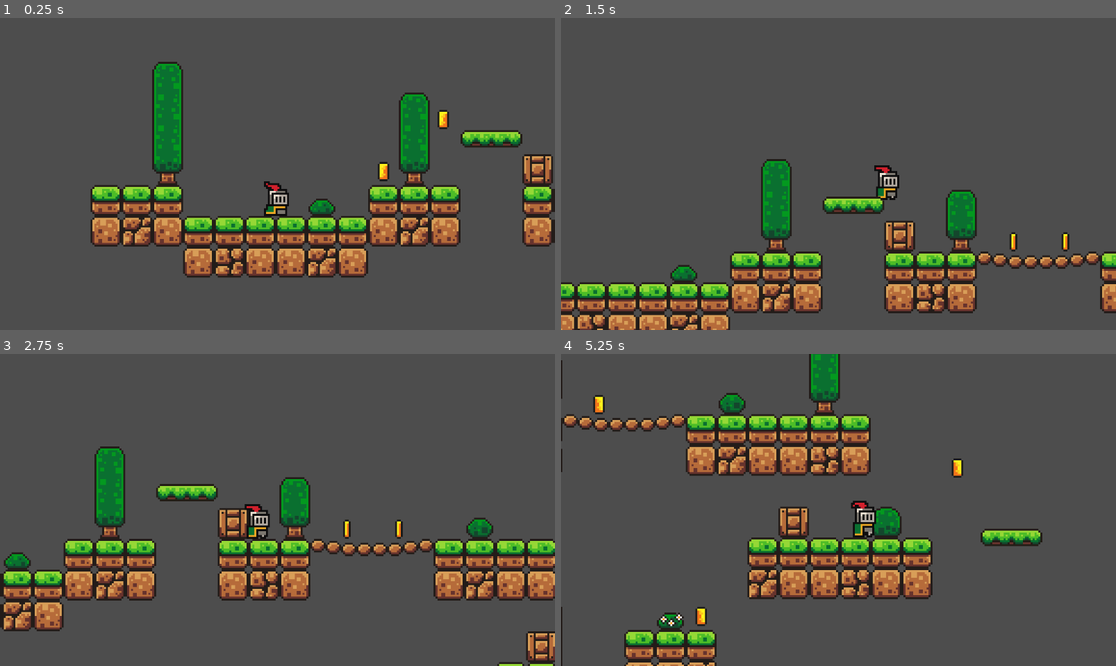
Above: before the commit, frames 1-4 (two rows, left to right).
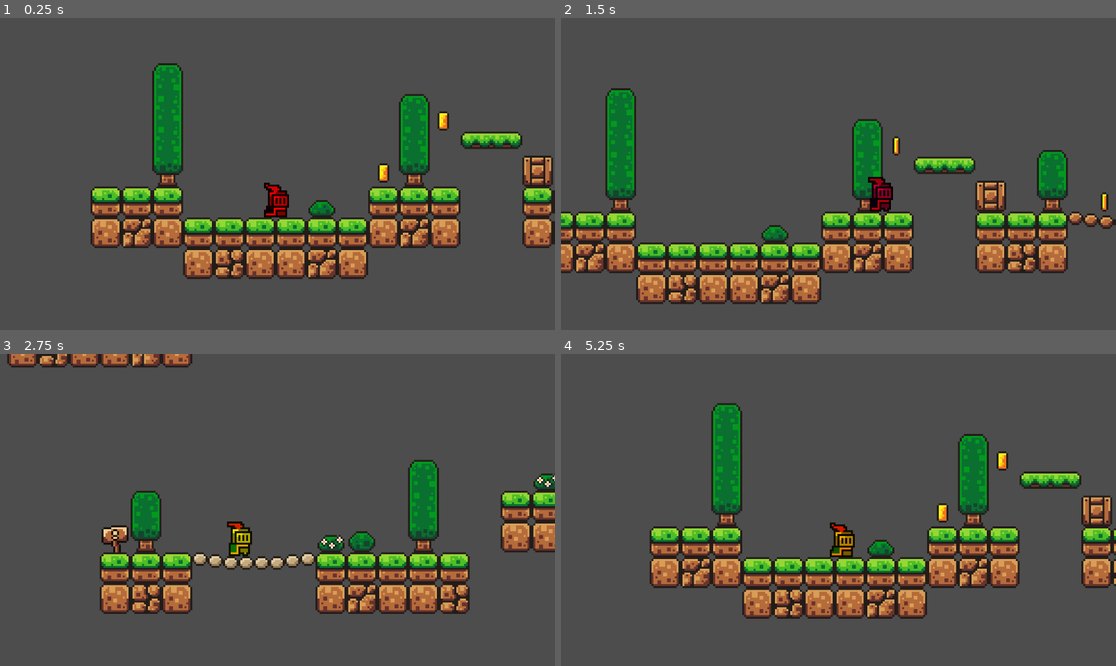
Above: after the commit, the same moments.

Repository: merialune/color-shift-platformer
Game: Godot game, scene res://scenes/game.tscn
Same seed, same stepped clock (60 frames per second), same inputs: the game is played once before the commit and once after it.
Inputs:
- Up to frame 1 (0.25 s): no input
- Up to frame 2 (1.5 s): tap Enter (ui_accept) at 0.5, 0.77, 1.07 s; hold Right (ui_right) from 0.53 s (still down); tap 2 (switch_blue, bound only after the commit) at 0.6 s; tap 1 (switch_red, bound only after the commit) at 0.8, 1.35 s
- Up to frame 3 (2.75 s): tap Enter (ui_accept) at 1.52, 1.82, 2.3 s; tap 3 (switch_yellow, bound only after the commit) at 1.55, 2.1 s; release Right (ui_right) at 2.03 s; hold Left (ui_left) from 2.03 s (still down)
- Up to frame 4 (5.25 s): release Left (ui_left) at 2.78 s; hold Right (ui_right) 2.78-4.28 s; tap Enter (ui_accept) at 2.85, 3.02, 3.32, 3.77, 4.07, 4.52, 4.82 s; tap 2 (switch_blue, bound only after the commit) at 3.05, 3.6 s; tap 1 (switch_red, bound only after the commit) at 3.8, 4.35 s; hold Left (ui_left) 4.28-5.03 s; tap 3 (switch_yellow, bound only after the commit) at 4.55, 5.1 s; hold Right (ui_right) from 5.03 s (still down)

The runs differ from the first frame. In frame 1, 7.9% of the frame differs, in the area x 16-100%, y 14-84%; in frame 2, 31%; in frame 3, 30%; in frame 4, 31%, in the area x 0-100%, y 0-100%.

Commit message:
Created advanced player controller and added basic color switching
Created a better feeling player controller and added the ability to switch colors which affects the active collision layer

Diff:
--- a/color-shift-platformer/project.godot
+++ b/color-shift-platformer/project.godot
@@ -15,6 +15,30 @@
 config/features=PackedStringArray("4.3", "GL Compatibility")
 config/icon="res://icon.svg"
 
+[input]
+
+switch_red={
+"deadzone": 0.5,
+"events": [Object(InputEventKey,"resource_local_to_scene":false,"resource_name":"","device":-1,"window_id":0,"alt_pressed":false,"shift_pressed":false,"ctrl_pressed":false,"meta_pressed":false,"pressed":false,"keycode":0,"physical_keycode":49,"key_label":0,"unicode":49,"location":0,"echo":false,"script":null)
+]
+}
+switch_blue={
+"deadzone": 0.5,
+"events": [Object(InputEventKey,"resource_local_to_scene":false,"resource_name":"","device":-1,"window_id":0,"alt_pressed":false,"shift_pressed":false,"ctrl_pressed":false,"meta_pressed":false,"pressed":false,"keycode":0,"physical_keycode":50,"key_label":0,"unicode":50,"location":0,"echo":false,"script":null)
+]
+}
+switch_yellow={
+"deadzone": 0.5,
+"events": [Object(InputEventKey,"resource_local_to_scene":false,"resource_name":"","device":-1,"window_id":0,"alt_pressed":false,"shift_pressed":false,"ctrl_pressed":false,"meta_pressed":false,"pressed":false,"keycode":0,"physical_keycode":51,"key_label":0,"unicode":51,"location":0,"echo":false,"script":null)
+]
+}
+
+[layer_names]
+
+2d_physics/layer_2="RED"
+2d_physics/layer_3="BLUE"
+2d_physics/layer_4="YELLOW"
+
 [rendering]
 
 textures/canvas_textures/default_texture_filter=0
--- a/color-shift-platformer/scenes/coin.tscn
+++ b/color-shift-platformer/scenes/coin.tscn
@@ -99,7 +99,7 @@
 radius = 5.09902
 
 [node name="Coin" type="Area2D"]
-collision_mask = 2
+collision_mask = 14
 script = ExtResource("1_on42c")
 
 [node name="AnimatedSprite2D" type="AnimatedSprite2D" parent="."]
--- a/color-shift-platformer/scenes/game.tscn
+++ b/color-shift-platformer/scenes/game.tscn
@@ -171,6 +171,21 @@
 
 [sub_resource type="WorldBoundaryShape2D" id="WorldBoundaryShape2D_5o28i"]
 
+[sub_resource type="Animation" id="Animation_sijn7"]
+length = 0.001
+tracks/0/type = "value"
+tracks/0/imported = false
+tracks/0/enabled = true
+tracks/0/path = NodePath(".:position")
+tracks/0/interp = 1
+tracks/0/loop_wrap = true
+tracks/0/keys = {
+"times": PackedFloat32Array(0),
+"transitions": PackedFloat32Array(1),
+"update": 0,
+"values": [Vector2(480, 160)]
+}
+
 [sub_resource type="Animation" id="Animation_tpjlg"]
 resource_name = "move"
 length = 1.5
@@ -188,21 +203,6 @@
 "values": [Vector2(480, 160), Vector2(528, 160)]
 }
 
-[sub_resource type="Animation" id="Animation_sijn7"]
-length = 0.001
-tracks/0/type = "value"
-tracks/0/imported = false
-tracks/0/enabled = true
-tracks/0/path = NodePath(".:position")
-tracks/0/interp = 1
-tracks/0/loop_wrap = true
-tracks/0/keys = {
-"times": PackedFloat32Array(0),
-"transitions": PackedFloat32Array(1),
-"update": 0,
-"values": [Vector2(480, 160)]
-}
-
 [sub_resource type="AnimationLibrary" id="AnimationLibrary_ulggv"]
 _data = {
 "RESET": SubResource("Animation_sijn7"),
--- a/color-shift-platformer/scenes/killzone.tscn
+++ b/color-shift-platformer/scenes/killzone.tscn
@@ -3,7 +3,7 @@
 [ext_resource type="Script" path="res://scripts/killzone.gd" id="1_dtbhc"]
 
 [node name="Killzone" type="Area2D"]
-collision_mask = 2
+collision_mask = 14
 script = ExtResource("1_dtbhc")
 
 [connection signal="body_entered" from="." to="." method="_on_body_entered"]
--- a/color-shift-platformer/scenes/player.tscn
+++ b/color-shift-platformer/scenes/player.tscn
@@ -42,9 +42,14 @@
 [sub_resource type="CircleShape2D" id="CircleShape2D_tufmo"]
 radius = 5.0
 
+[sub_resource type="ParticleProcessMaterial" id="ParticleProcessMaterial_vnvwx"]
+particle_flag_disable_z = true
+gravity = Vector3(0, 98, 0)
+
 [node name="Player" type="CharacterBody2D"]
 collision_layer = 2
 script = ExtResource("1_uhooh")
+JUMP_RELEASE_FORCE = 0.2
 
 [node name="AnimatedSprite2D" type="AnimatedSprite2D" parent="."]
 sprite_frames = SubResource("SpriteFrames_6jtfq")
@@ -56,3 +61,7 @@
 z_index = 5
 position = Vector2(0, 7)
 shape = SubResource("CircleShape2D_tufmo")
+
+[node name="ColorParticles" type="GPUParticles2D" parent="."]
+visible = false
+process_material = SubResource("ParticleProcessMaterial_vnvwx")
--- a/color-shift-platformer/scripts/player.gd
+++ b/color-shift-platformer/scripts/player.gd
@@ -1,55 +1,214 @@
 extends CharacterBody2D
 
-# Movement Variables
-@export var SPEED = 140.0           # Balanced speed for 16x16 player
-@export var ACCELERATION = 1800.0    # Quick response but not instant
-@export var FRICTION = 1000.0       # Smooth stop
-@export var AIR_RESISTANCE = 200.0   # Less friction in air for better control
-
-# Jump Variables
-@export var JUMP_VELOCITY = -260.0   # Comfortable jump height
-@export var JUMP_RELEASE_FORCE = 0.4 # Multiplier when releasing jump early
-@export var MAX_FALL_SPEED = 400    # Terminal velocity
-@export var MIN_JUMP_TIME = 0.1     # Minimum time to hold jump
-
-# Get the gravity from the project settings
-var gravity = ProjectSettings.get_setting("physics/2d/default_gravity")
-var jump_timer = 0.0
-var was_jumping = false
+# Core Movement
+@export var SPEED = 140.0           # Base movement speed
+@export var ACCELERATION = 1800.0    # Ground acceleration
+@export var FRICTION = 1000.0       # Ground friction
+@export var AIR_RESISTANCE = 200.0   # Air friction
+@export var TURN_BOOST = 1.4        # Acceleration multiplier when turning
+
+# Jump Properties
+@export var JUMP_VELOCITY = -260.0   # Initial jump force
+@export var JUMP_RELEASE_FORCE = 0.4 # Jump cut multiplier
+@export var JUMP_GRAVITY = 900.0     # Normal jump gravity
+@export var FALL_GRAVITY = 1200.0    # Faster falling gravity
+@export var APEX_GRAVITY = 400.0     # Reduced gravity near jump peak
+@export var APEX_THRESHOLD = 20.0    # Velocity range for apex float
+@export var MAX_FALL_SPEED = 400.0   # Terminal velocity
+
+# Jump Helpers
+@export var COYOTE_TIME = 0.12      # Time to jump after leaving platform
+@export var JUMP_BUFFER_TIME = 0.12  # Time to pre-press jump
+@export var LANDING_LAG = 0.08      # Brief slowdown on landing
+@export var EDGE_NUDGE = 4.0        # Pixels to nudge toward platforms
+
+# State Tracking
+var coyote_timer = 0.0
+var jump_buffer_timer = 0.0
+var landing_timer = 0.0
+var was_on_floor = false
+var just_jumped = false
+var last_direction = 0.0
+var is_jumping = false
+
+# Color system enums and constants
+enum PlayerColor { RED, BLUE, YELLOW }
+
+# Dictionary mapping colors to their collision layers
+const COLOR_LAYERS = {
+	PlayerColor.RED: 2,    # Layer 2 for red collision
+	PlayerColor.BLUE: 3,   # Layer 3 for blue collision
+	PlayerColor.YELLOW: 4  # Layer 4 for yellow collision
+}
+
+# Dictionary mapping colors to their visual colors
+const COLOR_VALUES = {
+	PlayerColor.RED: Color(1, 0, 0, 1),      # Pure red
+	PlayerColor.BLUE: Color(0, 0, 1, 1),     # Pure blue
+	PlayerColor.YELLOW: Color(1, 1, 0, 1)    # Pure yellow
+}
+
+# Current state
+var current_color: PlayerColor = PlayerColor.RED
+@export var color_transition_speed: float = 0.2
+
+# Node references (assign these in the editor)
+@onready var sprite = $AnimatedSprite2D
+@onready var color_particles = $ColorParticles
+
+func _ready():
+	# Initialize state
+	was_on_floor = is_on_floor()
+
+	 # Initialize with red color
+	set_collision_color(PlayerColor.RED)
+	sprite.modulate = COLOR_VALUES[PlayerColor.RED]
 
 func _physics_process(delta):
+	var on_floor = is_on_floor()
+
+	# Update timers
+	if not on_floor and was_on_floor and not just_jumped:
+		coyote_timer = COYOTE_TIME
+	else:
+		coyote_timer = max(0, coyote_timer - delta)
+
+	if Input.is_action_just_pressed("ui_accept"):
+		jump_buffer_timer = JUMP_BUFFER_TIME
+	else:
+		jump_buffer_timer = max(0, jump_buffer_timer - delta)
+
+	# Handle landing lag
+	if on_floor and not was_on_floor:
+		landing_timer = LANDING_LAG
+		velocity.x *= 0.6  # Slight speed reduction on landing
+	landing_timer = max(0, landing_timer - delta)
+
+	# Apply variable gravity based on state
+	var gravity_mult = 1.0
+	if abs(velocity.y) < APEX_THRESHOLD:
+		gravity_mult = APEX_GRAVITY / JUMP_GRAVITY  # Reduced gravity at apex
+	elif velocity.y > 0:
+		gravity_mult = FALL_GRAVITY / JUMP_GRAVITY  # Increased gravity when falling
+
 	# Apply gravity
-	if not is_on_floor():
-		velocity.y += gravity * delta
+	if not on_floor:
+		velocity.y += JUMP_GRAVITY * gravity_mult * delta
 		velocity.y = min(velocity.y, MAX_FALL_SPEED)
 
 	# Handle jump
-	if Input.is_action_just_pressed("ui_accept") and is_on_floor():
+	if (on_floor or coyote_timer > 0) and (
+		Input.is_action_just_pressed("ui_accept") or jump_buffer_timer > 0):
 		velocity.y = JUMP_VELOCITY
-		was_jumping = true
-		jump_timer = 0.0
+		is_jumping = true
+		just_jumped = true
+		coyote_timer = 0
+		jump_buffer_timer = 0
+	else:
+		just_jumped = false
 
 	# Variable jump height
-	if was_jumping:
-		jump_timer += delta
-		if jump_timer >= MIN_JUMP_TIME:
-			if Input.is_action_just_released("ui_accept"):
-				if velocity.y < 0:
-					velocity.y *= JUMP_RELEASE_FORCE
-				was_jumping = false
+	if is_jumping and Input.is_action_just_released("ui_accept"):
+		if velocity.y < 0:
+			velocity.y *= JUMP_RELEASE_FORCE
+		is_jumping = false
 
 	# Get movement direction
 	var direction = Input.get_axis("ui_left", "ui_right")
+	var target_speed = direction * SPEED
+
+	# Apply turning boost
+	if sign(direction) != sign(last_direction) and direction != 0:
+		target_speed *= TURN_BOOST
 
 	# Apply acceleration or friction
+	var accel = ACCELERATION
+	if not on_floor:
+		accel = AIR_RESISTANCE
+	elif landing_timer > 0:
+		accel *= 0.5  # Reduced acceleration during landing lag
+
 	if direction != 0:
-		# Accelerate
-		velocity.x = move_toward(velocity.x,
-			direction * SPEED,
-			ACCELERATION * delta)
-	else:
-		# Apply friction
-		var friction_force = FRICTION if is_on_floor() else AIR_RESISTANCE
-		velocity.x = move_toward(velocity.x, 0, friction_force * delta)
-
+		velocity.x = move_toward(velocity.x, target_speed, accel * delta)
+	else:
+		velocity.x = move_toward(velocity.x, 0, FRICTION * delta)
+
+	# Edge nudging (help stick to platforms)
+	if on_floor and abs(velocity.x) < EDGE_NUDGE * 2:
+		var space_state = get_world_2d().direct_space_state
+		var params = PhysicsRayQueryParameters2D.create(
+			global_position,
+			global_position + Vector2(EDGE_NUDGE * sign(velocity.x), 5)
+		)
+		var result = space_state.intersect_ray(params)
+		if result:
+			velocity.x = EDGE_NUDGE * sign(velocity.x)
+
+	# Update state tracking
+	was_on_floor = on_floor
+	last_direction = direction if direction != 0 else last_direction
+
+	# Move the character
 	move_and_slide()
+
+func _input(_event):
+	# Handle color change input
+	if not is_changing_color:
+		if Input.is_action_just_pressed("switch_red"):
+			change_color(PlayerColor.RED)
+			print("Switching to red")
+		elif Input.is_action_just_pressed("switch_blue"):
+			change_color(PlayerColor.BLUE)
+			print("Switching to blue")
+		elif Input.is_action_just_pressed("switch_yellow"):
+			change_color(PlayerColor.YELLOW)
+			print("Switching to yellow")
+
+var is_changing_color = false
+
+func change_color(new_color: PlayerColor):
+	if current_color == new_color or is_changing_color:
+		return
+
+	is_changing_color = true
+
+	# Immediately update collision
+	set_collision_color(new_color)
+
+	# Start color transition
+	var tween = create_tween()
+	tween.tween_property(sprite, "modulate",
+		COLOR_VALUES[new_color],
+		color_transition_speed
+	).set_trans(Tween.TRANS_SINE)
+
+	# Optional: Add color change effects
+	# spawn_color_particles(new_color)
+	# play_color_sound(new_color)
+
+	current_color = new_color
+
+	# Wait for transition to complete
+	await tween.finished
+	is_changing_color = false
+
+	print("Changing to color: ", new_color)  # 0 = RED, 1 = BLUE, 2 = YELLOW
+	print("Current collision layers: ", get_collision_layer())  # Shows all active collision layers
+
+func set_collision_color(color: PlayerColor):
+	# Reset all color collision masks
+	for layer in COLOR_LAYERS.values():
+		set_collision_layer_value(layer, false)
+
+	# Enable collision only for the matching color
+	set_collision_layer_value(COLOR_LAYERS[color], true)
+
+# func spawn_color_particles(color: PlayerColor):
+# 	if color_particles:
+		# Set particle color
+# 		var particle_material = color_particles.process_material
+# 		particle_material.color = COLOR_VALUES[color]
+
+		# Emit burst of particles
+# 		color_particles.restart()
+# 		color_particles.emitting = true
Not shown: 1 places in color-shift-platformer/scenes/player.tscn that only renumber resources
